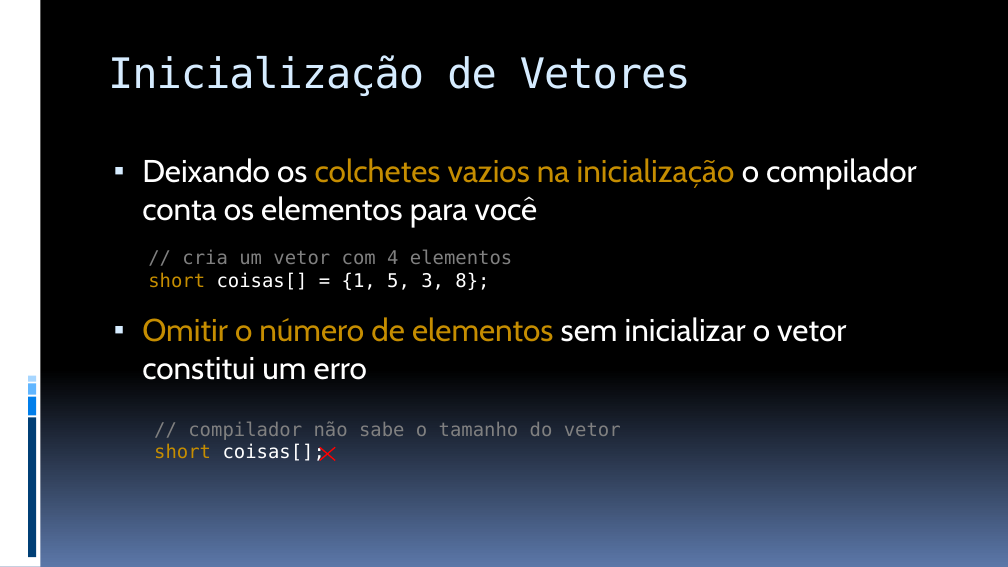
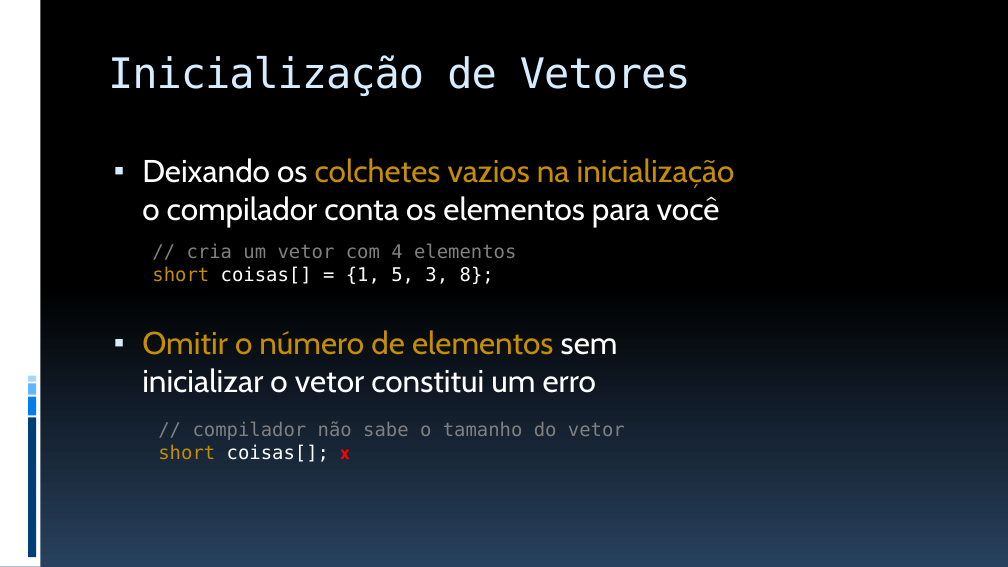
Before and after one commit to JudsonSS/ProgComp, a slide deck: slide 22 of Slides/10. Vetores.pptx. Drawn at 1008x567 pixels with LibreOffice and Linux fonts; fonts in the diff are those of the drawing. Boxes give left, top, right and bottom in pixels: in the first picture for what was removed or moved away, otherwise in the second. Text is boxed around its words. In the diff, an @@ line names an element or a change of style, - is before the commit and + after.

Commit message:
Novo Design

```diff
--- a/Slides/10. Vetores.pptx
+++ b/Slides/10. Vetores.pptx
@@ background gradient #000000 to #5B77A8 to gradient #000000 to #28415E @@
@@ text at (142, 158, 735, 227): more space between paragraphs @@
@@ text "// cria um vetor com ...": place and size @@
-text "// cria um vetor com ..." at (148, 249, 512, 290)
+text "// cria um vetor com ..." at (152, 243, 516, 284)
@@ text at (158, 444, 349, 462): text changed @@
-short coisas[];
+short coisas[]; x
@@ line removed from (320, 448) to (335, 461) @@
@@ line removed from (335, 448) to (320, 461) @@
```
Also in this commit, not shown: 29 other slides changed, 1 slide removed.
